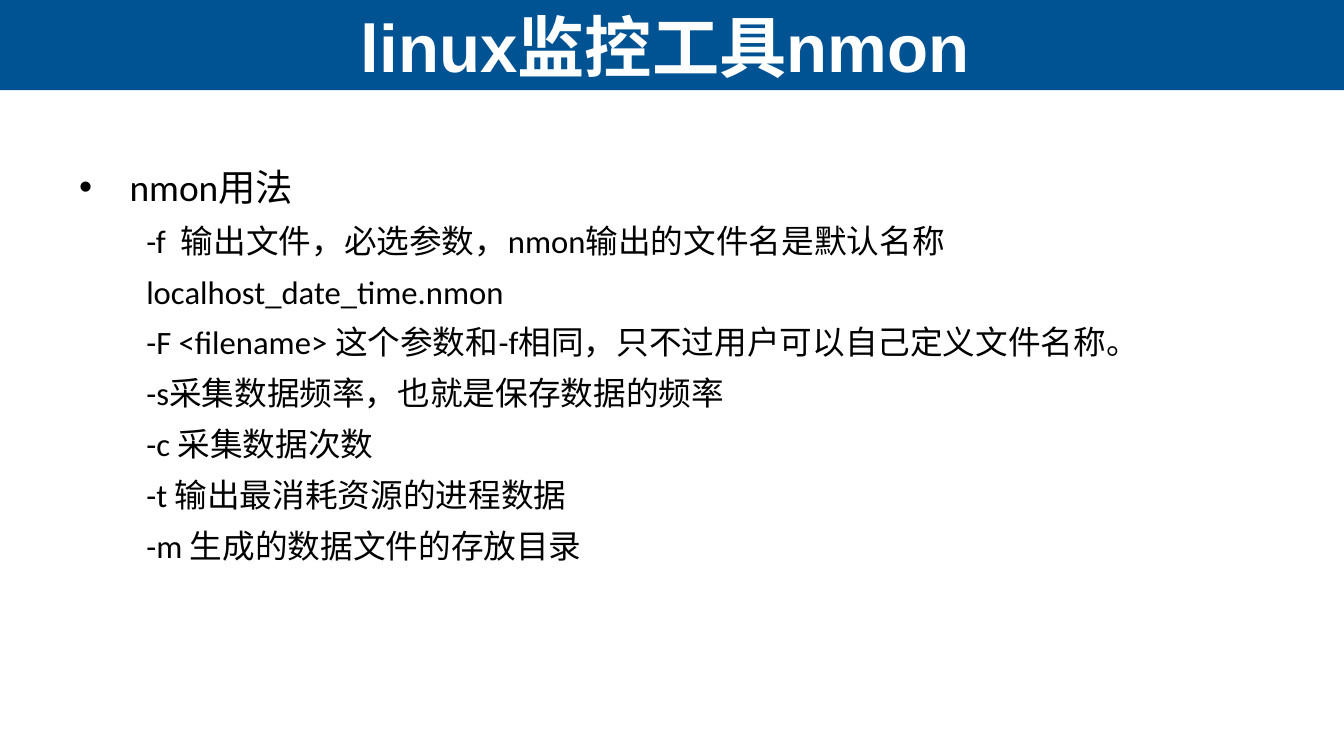
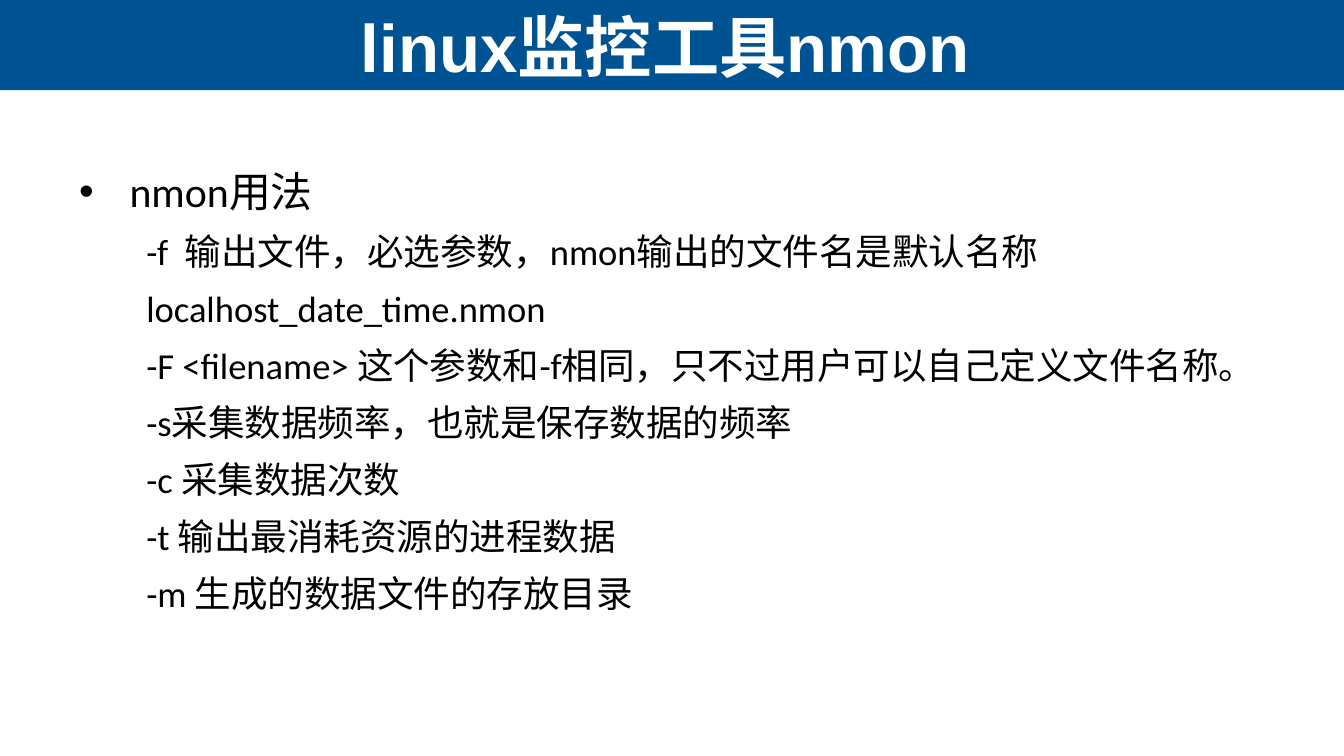
Before and after one commit to edu2act/course-Load-Testing, a slide deck: slide 24 of materials/slides/ch17/17 Linux服务器监控.pptx. Drawn at 1344x756 pixels with LibreOffice and Linux fonts; fonts in the diff are those of the drawing. Boxes give left, top, right and bottom in pixels: in the first picture for what was removed or moved away, otherwise in the second. Text is boxed around its words. In the diff, an @@ line names an element or a change of style, - is before the commit and + after.

```diff
--- a/materials/slides/ch17/17 Linux服务器监控.pptx
+++ b/materials/slides/ch17/17 Linux服务器监控.pptx
@@ text "nmon用法" at [130,173,1255,610]: size 20 to 22.4 pt in "nmon用法"; size 17.5 to 19.6 pt @@
```
Also in this commit, not shown: 1 other slide changed, 1 other file.
